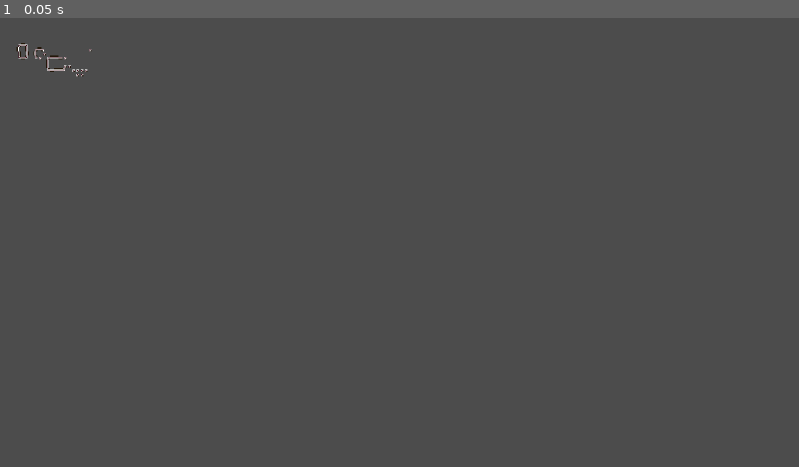
Above: before the commit, frame 1.
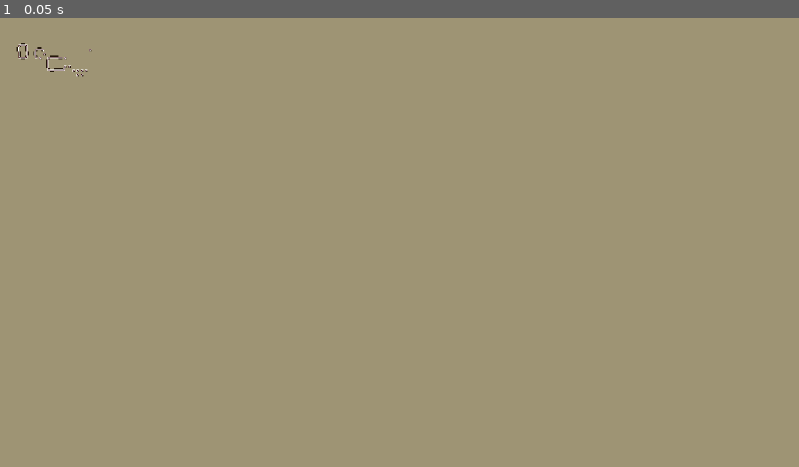
Above: after the commit, the same moment.

Repository: FLAMINGxFURY/ACM-Game-Jam-Fall2021
Game: Godot game, scene res://test.tscn
Same seed, same stepped clock (60 frames per second), same inputs: the game is played once before the commit and once after it. Before the commit the project has no main scene; this scene is started directly in both runs.
Inputs:
- Up to frame 1 (0.05 s): no input

The runs differ from the first frame. In frame 1, 100% of the frame differs, in the area x 0-100%, y 0-100%.

Commit message:
Random Path Gen and colors :smile:

Diff:
--- /dev/null
+++ b/BaseScene.gd
@@ -0,0 +1,72 @@
+extends Node2D
+
+
+# Declare member variables here. Examples:
+var rng = RandomNumberGenerator.new()
+var tdict = OS.get_time()
+
+
+# Called when the node enters the scene tree for the first time.
+func _ready():
+	# init rng
+	rng.seed = tdict.hour * tdict.minute * tdict.second
+
+	# scene setting
+	self.scale = Vector2(2.4,2.4)
+
+	# create map
+	create_map()
+	pass # Replace with function body.
+
+func create_map():
+	# Assuming scale = 2.5 x 2.5:
+	# End X index = 68
+	# End Y index = 38
+
+#	# Very bad cell generator
+#	for x in range(68):
+#		for y in range(38):
+#			if(rng.randi() % 5 == 0):
+#				$TileMap.set_cell(x,y,1)
+
+	# Path Generator
+	var x = rng.randi_range(2, 67)
+	var y = rng.randi_range(2, 37)
+
+	var steps = rng.randi_range(50, 200)
+
+	# first, make the starting box. TODO: add player spawn here
+	$TileMap.set_cell(x, y, 1)
+	$TileMap.set_cell(x+1, y, 1)
+	$TileMap.set_cell(x, y+1, 1)
+	$TileMap.set_cell(x+1, y+1, 1)
+
+	for i in range(steps):
+		# first, decide direction
+		var dir = rng.randi_range(1,4)
+
+		# North
+		if dir == 1 and y > 2:
+			y -= 2
+
+		# South
+		if dir == 2 and y < 35:
+			y += 2
+
+		# East
+		if dir == 3 and x > 2:
+			x -= 2
+
+		if dir == 4 and x < 65:
+			x += 2
+
+		$TileMap.set_cell(x, y, 1)
+		$TileMap.set_cell(x+1, y, 1)
+		$TileMap.set_cell(x, y+1, 1)
+		$TileMap.set_cell(x+1, y+1, 1)
+
+	$TileMap.update_bitmask_region()
+
+# Called every frame. 'delta' is the elapsed time since the previous frame.
+#func _process(delta):
+#	pass
--- a/BaseScene.tscn
+++ b/BaseScene.tscn
@@ -1,6 +1,7 @@
-[gd_scene load_steps=4 format=2]
+[gd_scene load_steps=5 format=2]
 
 [ext_resource path="res://MouseInTheHoleTileset.png" type="Texture" id=1]
+[ext_resource path="res://BaseScene.gd" type="Script" id=2]
 
 [sub_resource type="ConvexPolygonShape2D" id=1]
 points = PoolVector2Array( 0, 6.95654, 10, 6.90246, 10, 0, 0, 0 )
@@ -127,6 +128,7 @@
 1/z_index = 0
 
 [node name="Node2D" type="Node2D"]
+script = ExtResource( 2 )
 
 [node name="TileMap" type="TileMap" parent="."]
 tile_set = SubResource( 2 )
--- a/project.godot
+++ b/project.godot
@@ -11,6 +11,7 @@
 [application]
 
 config/name="New Game Project"
+run/main_scene="res://BaseScene.tscn"
 config/icon="res://icon.png"
 
 [display]
@@ -27,4 +28,5 @@
 
 [rendering]
 
+environment/default_clear_color=Color( 0.623529, 0.584314, 0.458824, 1 )
 environment/default_environment="res://default_env.tres"
--- a/test.tscn
+++ b/test.tscn
@@ -1,44 +1,11 @@
-[gd_scene load_steps=15 format=2]
+[gd_scene load_steps=4 format=2]
 
 [ext_resource path="res://MouseInTheHoleTileset.png" type="Texture" id=1]
 
 [sub_resource type="ConvexPolygonShape2D" id=1]
 points = PoolVector2Array( 0, 6.95654, 10, 6.90246, 10, 0, 0, 0 )
 
-[sub_resource type="ConvexPolygonShape2D" id=2]
-points = PoolVector2Array( 10, 6.95654, 8.01126, 6.90246, 8.01126, 8.0383, 6.98359, 8.0383, 6.87541, 10, 0, 10, 0.0603428, 0, 10, 0 )
-
-[sub_resource type="ConvexPolygonShape2D" id=3]
-points = PoolVector2Array( 0, 0, 10, 0, 10, 10, 2.9936, 10, 2.93951, 8.0383, 2.02001, 7.98421, 2.02001, 6.90246, 0, 6.98359 )
-
-[sub_resource type="ConvexPolygonShape2D" id=4]
-points = PoolVector2Array( 0, 0, 6.98359, 0, 6.98359, 10, 0, 10 )
-
-[sub_resource type="ConvexPolygonShape2D" id=5]
-points = PoolVector2Array( 6.9295, 0.0187626, 6.98359, 3.04768, 7.95717, 2.9936, 8.01126, 3.96718, 10, 4.02126, 10, 10, 0, 10, 0, 0 )
-
-[sub_resource type="ConvexPolygonShape2D" id=6]
-points = PoolVector2Array( 0, 3.96718, 10, 4.07536, 10, 10, 0, 10 )
-
-[sub_resource type="ConvexPolygonShape2D" id=7]
-points = PoolVector2Array( 0, 3.96718, 1.69549, 3.91309, 1.96593, 3.96718, 2.02001, 3.04768, 3.10177, 3.04768, 3.04768, 0, 10, 0, 10, 10, 0, 10 )
-
-[sub_resource type="ConvexPolygonShape2D" id=8]
-points = PoolVector2Array( 3.04768, 0, 10, 0, 10, 10, 2.93951, 10 )
-
-[sub_resource type="ConvexPolygonShape2D" id=12]
-points = PoolVector2Array( 2.94576, 4.15023, 10, 4.04205, 10, 10, 2.94576, 10 )
-
-[sub_resource type="ConvexPolygonShape2D" id=13]
-points = PoolVector2Array( 0, 4.04205, 7.0627, 3.98797, 7.00861, 10, 0, 10 )
-
-[sub_resource type="ConvexPolygonShape2D" id=14]
-points = PoolVector2Array( 0, 0, 7.00861, 0, 6.90044, 6.96905, 0, 6.96905 )
-
-[sub_resource type="ConvexPolygonShape2D" id=15]
-points = PoolVector2Array( 3.05394, 0, 10, 0, 10, 6.96905, 2.94576, 7.02314 )
-
-[sub_resource type="TileSet" id=11]
+[sub_resource type="TileSet" id=2]
 0/name = "MouseInTheHoleTileset.png 0"
 0/texture = ExtResource( 1 )
 0/tex_offset = Vector2( 0, 0 )
@@ -94,67 +61,67 @@
 "autotile_coord": Vector2( 0, 0 ),
 "one_way": false,
 "one_way_margin": 1.0,
-"shape": SubResource( 2 ),
+"shape": SubResource( 1 ),
 "shape_transform": Transform2D( 1, 0, 0, 1, 0, 0 )
 }, {
 "autotile_coord": Vector2( 2, 0 ),
 "one_way": false,
 "one_way_margin": 1.0,
-"shape": SubResource( 3 ),
+"shape": SubResource( 1 ),
 "shape_transform": Transform2D( 1, 0, 0, 1, 0, 0 )
 }, {
 "autotile_coord": Vector2( 0, 1 ),
 "one_way": false,
 "one_way_margin": 1.0,
-"shape": SubResource( 4 ),
+"shape": SubResource( 1 ),
 "shape_transform": Transform2D( 1, 0, 0, 1, 0, 0 )
 }, {
 "autotile_coord": Vector2( 0, 2 ),
 "one_way": false,
 "one_way_margin": 1.0,
-"shape": SubResource( 5 ),
+"shape": SubResource( 1 ),
 "shape_transform": Transform2D( 1, 0, 0, 1, 0, 0 )
 }, {
 "autotile_coord": Vector2( 1, 2 ),
 "one_way": false,
 "one_way_margin": 1.0,
-"shape": SubResource( 6 ),
+"shape": SubResource( 1 ),
 "shape_transform": Transform2D( 1, 0, 0, 1, 0, 0 )
 }, {
 "autotile_coord": Vector2( 2, 2 ),
 "one_way": false,
 "one_way_margin": 1.0,
-"shape": SubResource( 7 ),
+"shape": SubResource( 1 ),
 "shape_transform": Transform2D( 1, 0, 0, 1, 0, 0 )
 }, {
 "autotile_coord": Vector2( 2, 1 ),
 "one_way": false,
 "one_way_margin": 1.0,
-"shape": SubResource( 8 ),
+"shape": SubResource( 1 ),
 "shape_transform": Transform2D( 1, 0, 0, 1, 0, 0 )
 }, {
 "autotile_coord": Vector2( 3, 1 ),
 "one_way": false,
 "one_way_margin": 1.0,
-"shape": SubResource( 12 ),
+"shape": SubResource( 1 ),
 "shape_transform": Transform2D( 1, 0, 0, 1, 0, 0 )
 }, {
 "autotile_coord": Vector2( 4, 1 ),
 "one_way": false,
 "one_way_margin": 1.0,
-"shape": SubResource( 13 ),
+"shape": SubResource( 1 ),
 "shape_transform": Transform2D( 1, 0, 0, 1, 0, 0 )
 }, {
 "autotile_coord": Vector2( 4, 2 ),
 "one_way": false,
 "one_way_margin": 1.0,
-"shape": SubResource( 14 ),
+"shape": SubResource( 1 ),
 "shape_transform": Transform2D( 1, 0, 0, 1, 0, 0 )
 }, {
 "autotile_coord": Vector2( 3, 2 ),
 "one_way": false,
 "one_way_margin": 1.0,
-"shape": SubResource( 15 ),
+"shape": SubResource( 1 ),
 "shape_transform": Transform2D( 1, 0, 0, 1, 0, 0 )
 } ]
 1/z_index = 0
Not shown: 1 places in test.tscn that only renumber resources
